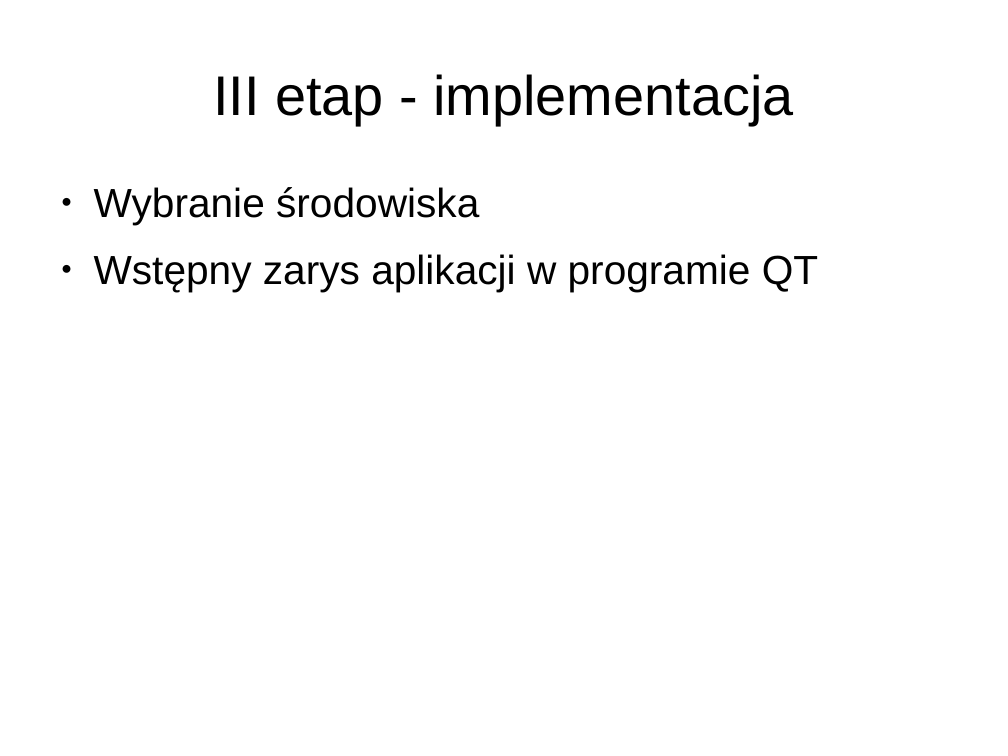
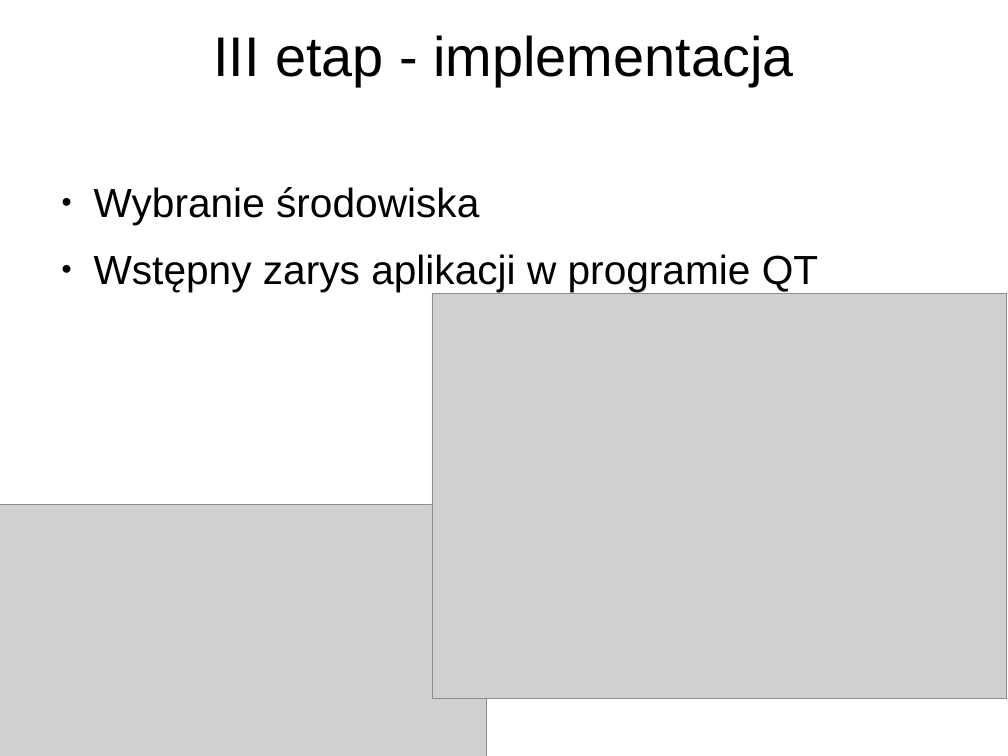
Before and after one commit to ZUTIO/IO, a slide deck: slide 11 of IO - prezentacja.odp. Drawn at 1008x756 pixels with LibreOffice and Linux fonts; fonts in the diff are those of the drawing; grey boxes stand for pictures; background and template pictures are left out. Boxes give left, top, right and bottom in pixels: in the first picture for what was removed or moved away, otherwise in the second. Text is boxed around its words. In the diff, an @@ line names an element or a change of style, - is before the commit and + after.

```diff
--- a/IO - prezentacja.odp
+++ b/IO - prezentacja.odp
@@ title "III etap - implementacja": place and size @@
-title "III etap - implementacja" at (213,74,793,125)
+title "III etap - implementacja" at (213,35,793,86)
@@ picture added at (432,294,1006,699) @@
@@ picture added at (0,504,487,756) @@
```
Also in this commit, not shown: 14 other slides changed, 2 slides added, 21 other files.
